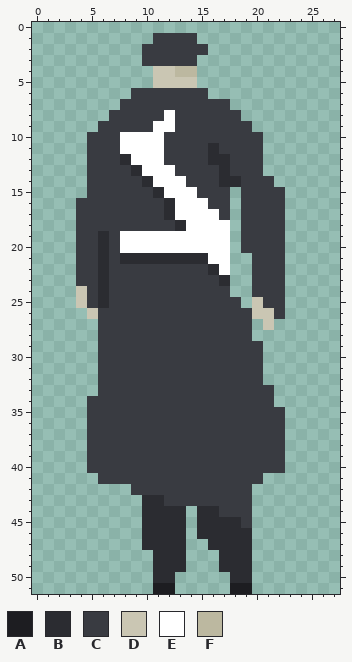
File history of a pixel-art sprite, assets/goon_left.png. The first picture shows the starting point.
The file is 28x52 pixels. Colours within 5 levels of each other are drawn and written as one.
Palette (. is transparent): A #1d1d21  B #2b2c31  C #393b41  D #cac6b3  E #ffffff  F #bcb8a0
Pixels before, first column x 4:
 1 .......CCCC........
 2 ......CCCCCC.......
 3 ......CCCCC........
 4 .......DDFF........
 5 .......DDDD........
 6 .....CCCCCCC.......
 7 ....CCCCCCCCCC.....
 8 ...CCCCCECCCCCC....
 9 ..CCCCCEECCCCCCC...
10 .CCCEEEECCCCCCCCC..
11 .CCCEEEECCCCBCCCC..
12 .CCCBEEECCCCBBCCC..
13 .CCCCBEEECCCCBCCC..
14 .CCCCCBEEECCCBBCCC.
15 .CCCCCCBEEECCC.CCCC
16 CCCCCCCCBEEECC.CCCC
17 CCCCCCCCBEEEEC.CCCC
18 CCCCCCCCCBEEEE.CCCC
19 CCBCEEEEEEEEEE.CCCC
20 CCBCEEEEEEEEEE.CCCC
21 CCBCBBBBBBBBEE..CCC
22 CCBCCCCCCCCCBE..CCC
23 CCBCCCCCCCCCCB..CCC
24 DCBCCCCCCCCCCC..CCC
25 DCBCCCCCCCCCCCC.DCC
26 .DCCCCCCCCCCCCCCDDC
27 ..CCCCCCCCCCCCCC.D.
28 ..CCCCCCCCCCCCCC...
29 ..CCCCCCCCCCCCCCC..
30 ..CCCCCCCCCCCCCCC..
31 ..CCCCCCCCCCCCCCC..
32 ..CCCCCCCCCCCCCCC..
33 ..CCCCCCCCCCCCCCCC.
34 .CCCCCCCCCCCCCCCCC.
35 .CCCCCCCCCCCCCCCCCC
36 .CCCCCCCCCCCCCCCCCC
37 .CCCCCCCCCCCCCCCCCC
38 .CCCCCCCCCCCCCCCCCC
39 .CCCCCCCCCCCCCCCCCC
40 .CCCCCCCCCCCCCCCCCC
41 ..CCCCCCCCCCCCCCC..
42 .....CCCCCCCCCCC...
43 ......BBCCCCCCCC...
44 ......BBBB.BBCCC...
45 ......BBBB.BBBBC...
46 ......BBBB.BBBBB...
47 ......BBBB..BBBB...
48 .......BBB...BBB...
49 .......BBB...BBB...
50 .......BB.....BB...
51 .......AA.....AA...
After:
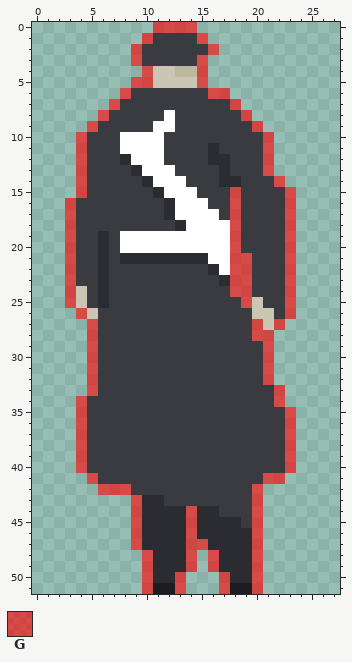
Colours new in this view: G #ff00009b
Difference:
There is now colour G in row 0 at x 11 to 14; in row 1 at x 10 and 15; in row 2 at x 9 and 16; in row 3 at x 9 and 15; in row 4 at x 10 and 15; in row 5 at x 9 to 10 and 15.
There is now colour G in row 6 at x 8 and 16 to 17; in row 7 at x 7 and 18; in row 8 at x 6 and 19; in row 9 at x 5 and 20; in rows 10 to 13 at x 4 and 21; in row 14 at x 4 and 22.
There is now colour G in row 15 at x 4, 18 and 23; in rows 16 to 20 at x 3, 18 and 23; in rows 21 to 24 at x 3, 18 to 19 and 23; in row 25 at x 3, 19 and 23; in row 26 at x 4 and 23; in row 27 at x 5, 20 and 22.
There is now colour G in row 28 at x 5 and 20 to 21; in rows 29 to 32 at x 5 and 21; in row 33 at x 5 and 22; in row 34 at x 4 and 22; in rows 35 to 40 at x 4 and 23; in row 41 at x 5 and 21 to 22.
There is now colour G in row 42 at x 6 to 8 and 20; in row 43 at x 9 and 20; in rows 44 to 46 at x 9, 14 and 20; in row 47 at x 9, 14 to 15 and 20; in rows 48 to 49 at x 10, 14, 16 and 20; in rows 50 to 51 at x 10, 13, 17 and 20.
Pixel boxes of the changes (left, top, right, bottom) in both pictures:
added: (65, 22, 296, 594)
